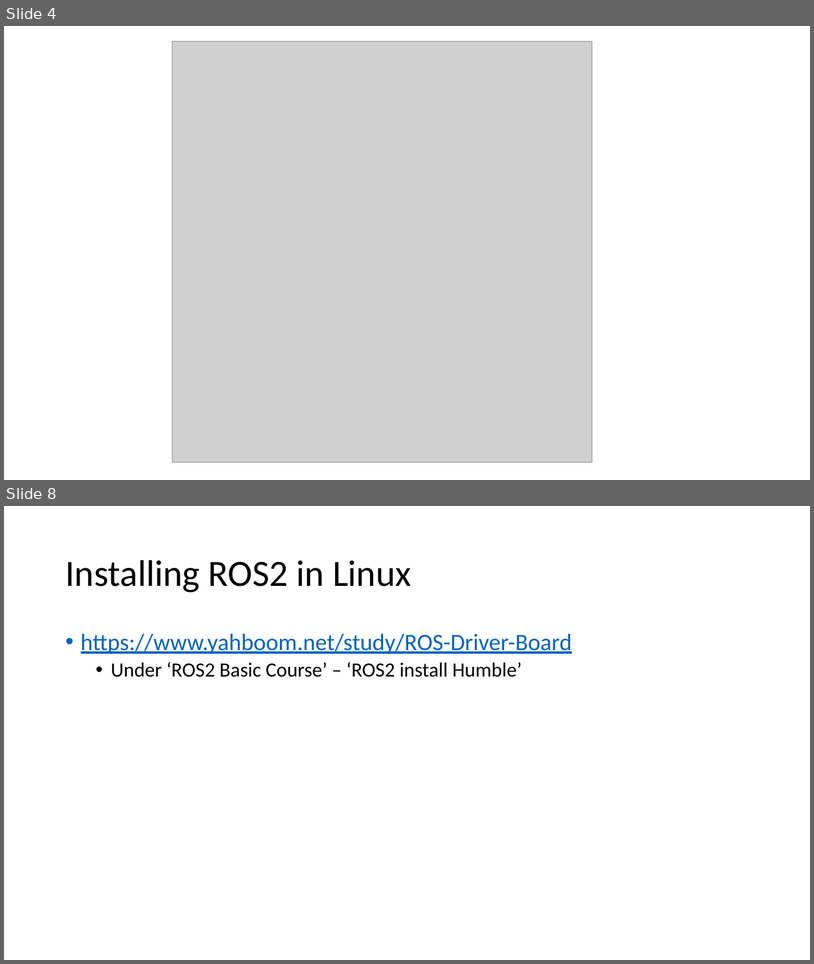
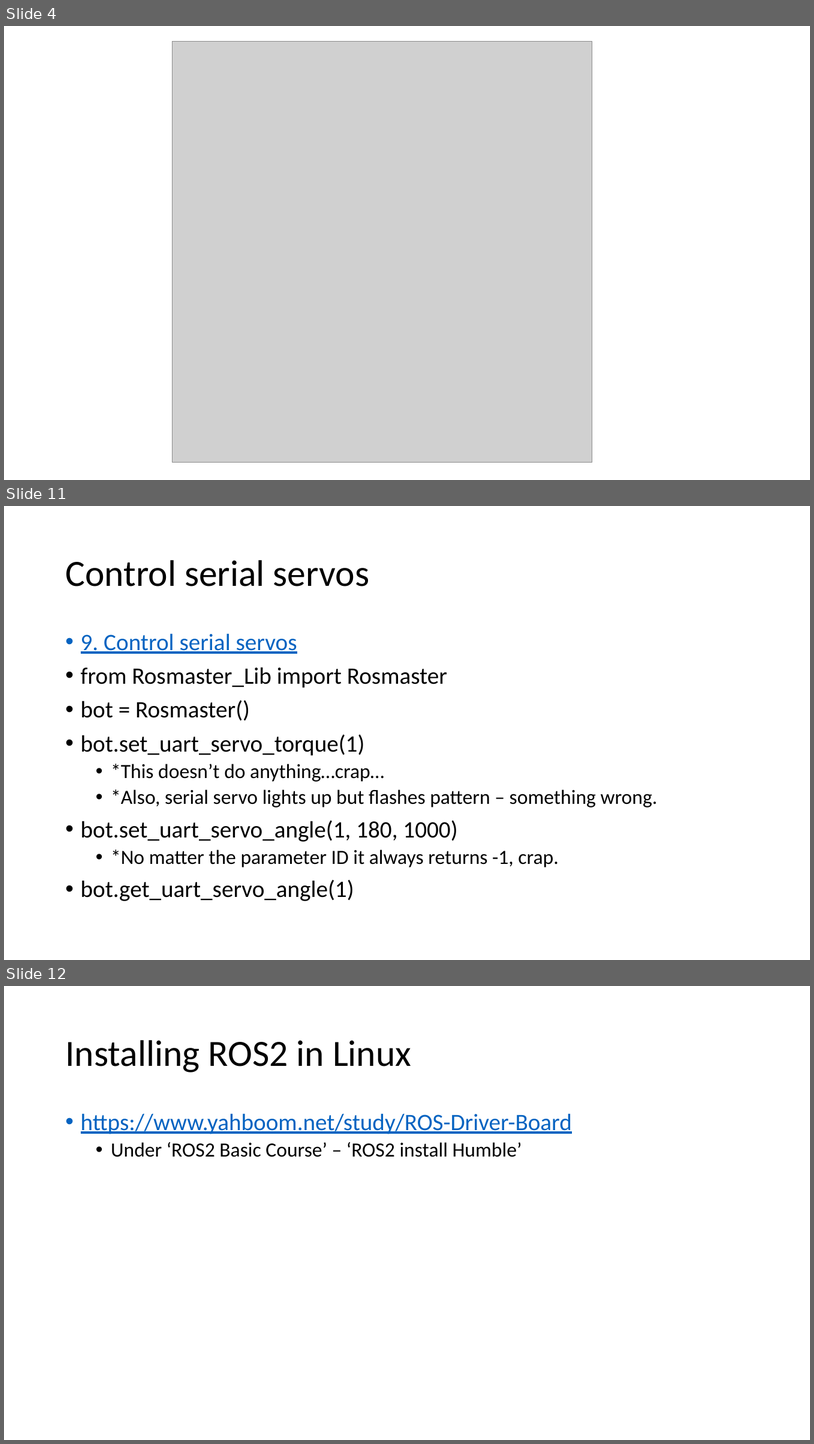
Before and after one commit to gigaprog/p_presentations, a slide deck: embedded/RobotOperatingSystem/Yahboom_ROS2_board.pptx. Shown one above the other, each under a label of ours: slides 4 and 8 before the commit, slides 4, 11 and 12 after it; the slides between them are not shown. The pictures are 814x964 and 814x1444 pixels, drawn with LibreOffice and Linux fonts; fonts in the diff are those of the drawing; grey boxes stand for pictures. Boxes give left, top, right and bottom in pixels: in the first picture for what was removed or moved away, otherwise in the second. Text is boxed around its words. In the diff, an @@ line names an element or a change of style, - is before the commit and + after.

Commit message:
Updated for serial servo control

```diff
--- a/embedded/RobotOperatingSystem/Yahboom_ROS2_board.pptx
+++ b/embedded/RobotOperatingSystem/Yahboom_ROS2_board.pptx
@@ slide 11 added at (4, 506, 810, 960), background #FFFFFF @@
@@ title added at (65, 560, 370, 586), 44 pt, text #000000 @@
+Control serial servos
@@ text added at (81, 633, 658, 901), 28 pt, text #000000 @@
+• 9. Control serial servos
+• from Rosmaster_Lib import Rosmaster
+• bot = Rosmaster()
+• bot.set_uart_servo_torque(1)
+  • *This doesn’t do anything…crap…
+  • *Also, serial servo lights up but flashes pattern – something wrong.
+• bot.set_uart_servo_angle(1, 180, 1000)
+  • *No matter the parameter ID it always returns -1, crap.
+• bot.get_uart_servo_angle(1)
@@ what was slide 8 is now slide 12 @@
```
Also in this commit, not shown: 3 slides changed, 3 other slides added.
